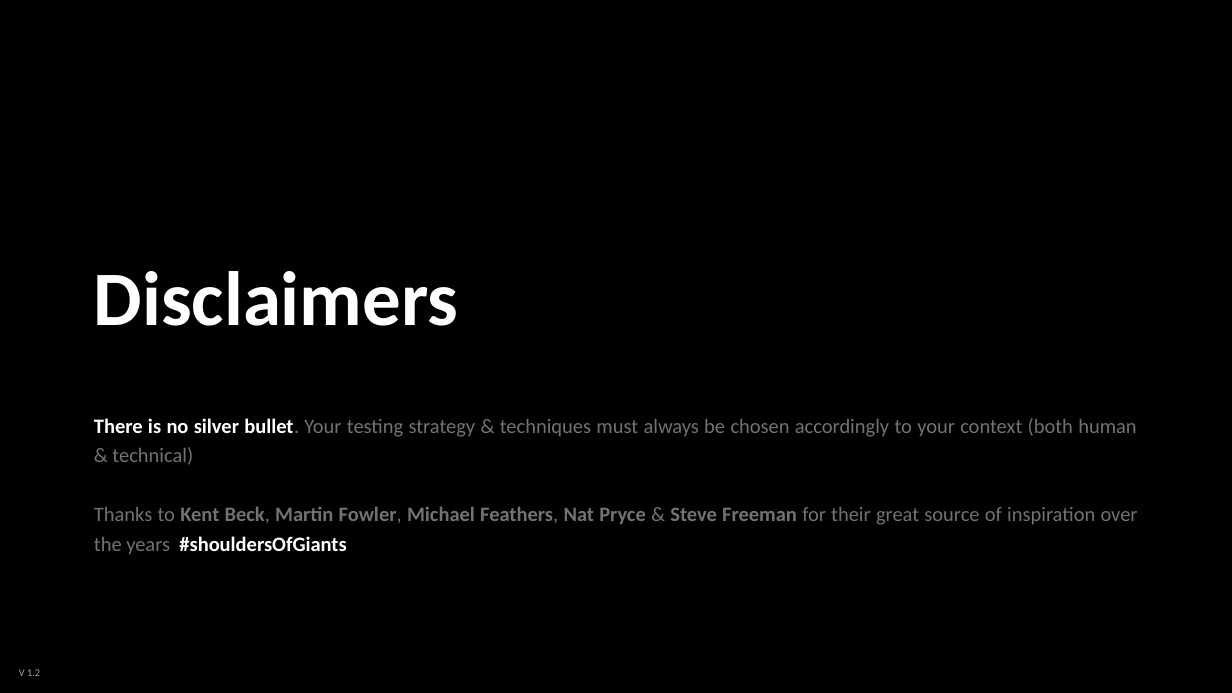
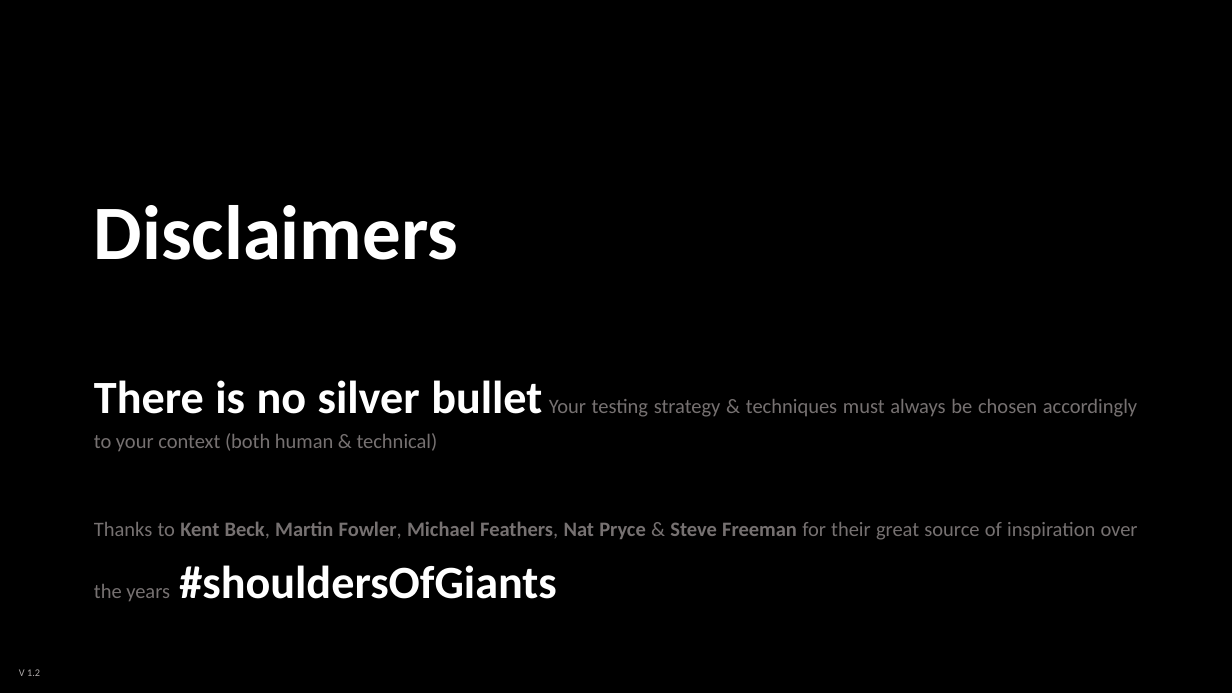
Before and after one commit to tpierrain/talk-outside-in-diamond-tdd, a slide deck: slide 2 of Outside-In-Diamond TDD.pptx. Drawn at 1232x693 pixels with LibreOffice and Linux fonts; fonts in the diff are those of the drawing; background and template pictures are left out. Boxes give left, top, right and bottom in pixels: in the first picture for what was removed or moved away, otherwise in the second. Text is boxed around its words. In the diff, an @@ line names an element or a change of style, - is before the commit and + after.

```diff
--- a/Outside-In-Diamond TDD.pptx
+++ b/Outside-In-Diamond TDD.pptx
@@ title "Disclaimers" at bbox=[94, 205, 458, 260]: vertical alignment bottom to top @@
@@ text "There is no silver bullet ...": place and size @@
-text "There is no silver bullet ..." at bbox=[94, 418, 1138, 554]
+text "There is no silver bullet ..." at bbox=[94, 380, 1138, 601]
@@ text at bbox=[94, 380, 1137, 451]: text changed @@
-There is no silver bullet. Your testing strategy & techniques must always be chosen accordingly to your context (both human & technical)
+There is no silver bullet Your testing strategy & techniques must always be chosen accordingly to your context (both human & technical)
@@ text at bbox=[94, 521, 1138, 601]: size 16 to 36 pt in "#shouldersOfGiants" @@
```
Also in this commit, not shown: 2 slides added.
